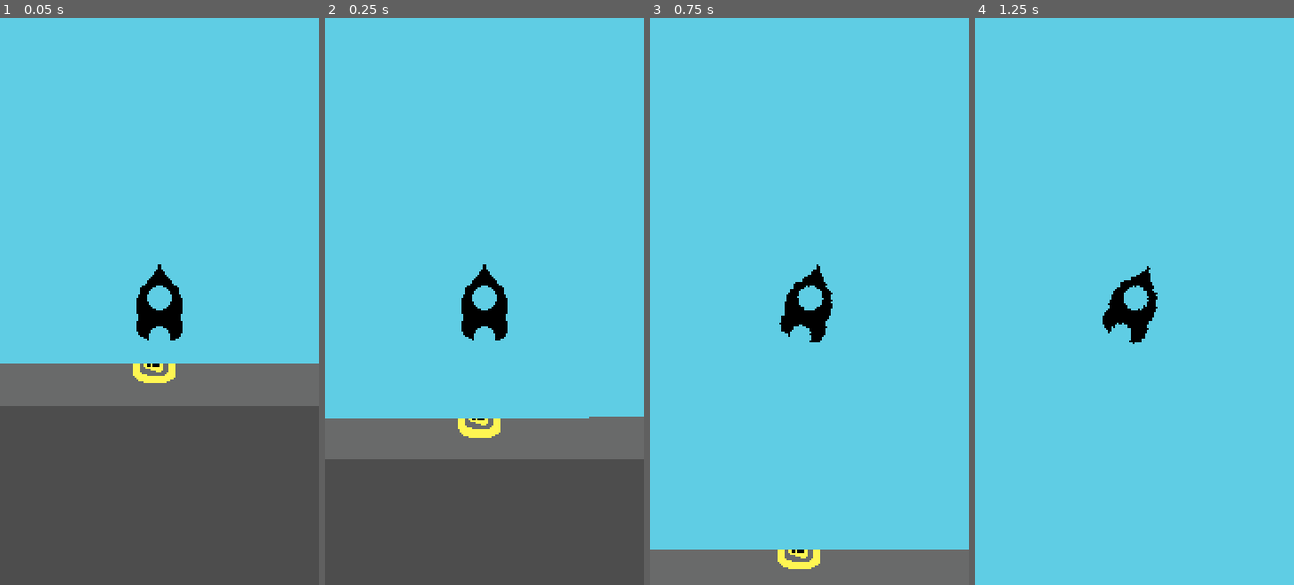
Above: before the commit, frames 1-4 (left to right).
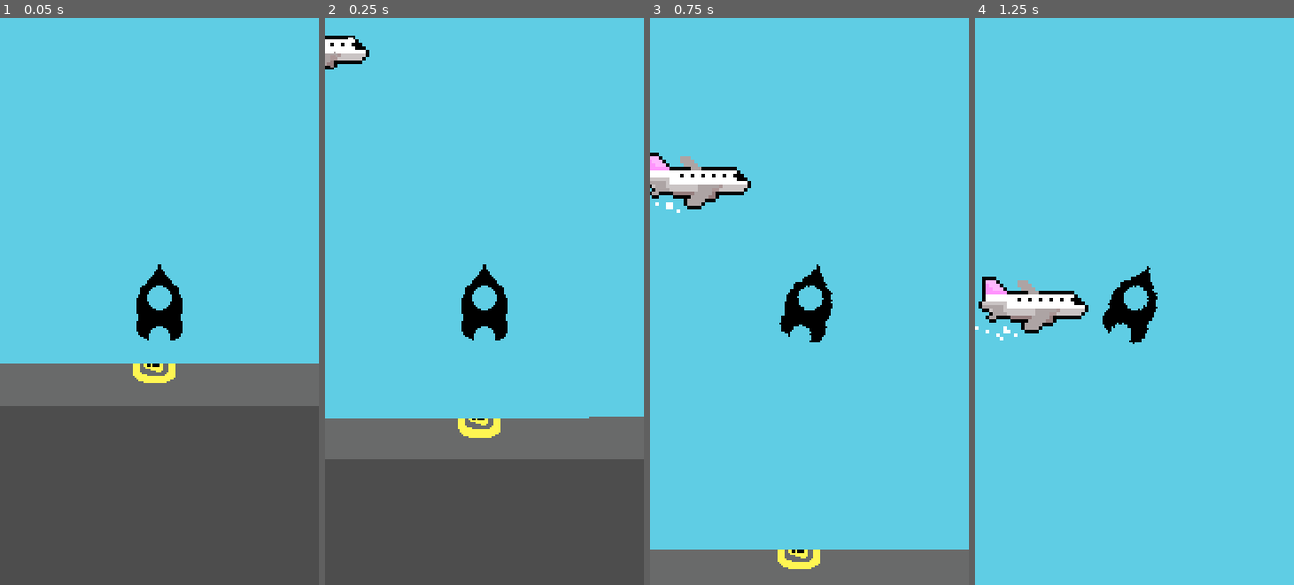
Above: after the commit, the same moments.

Repository: Alowna/AtmosQuest
Game: Godot game, scene res://scenes/game.tscn
The game is run twice, just before and just after one commit, with the same random seed, the same clock (stepped at 60 frames per second) and the same inputs.
Inputs (mouse positions are in pixels of both pictures, inside the frame that each line leads up to):
- Up to frame 1 (0.05 s): no input
- Up to frame 2 (0.25 s): no input
- Up to frame 3 (0.75 s): drag from (809, 301) to (841, 176) at 0.52 s
- Up to frame 4 (1.25 s): no input

Frame 1 is identical in both runs. In frame 2, 0.6% of the frame differs, in the area x 0-14%, y 3-10%; in frame 3, 2.0%; in frame 4, 2.1%, in the area x 0-36%, y 45-57%.

Commit message:
refactor: directory management

Diff:
--- a/scenes/game.tscn
+++ b/scenes/game.tscn
@@ -3,6 +3,7 @@
 [ext_resource type="PackedScene" uid="uid://dda1gvpleu474" path="res://scenes/player/player_ship.tscn" id="2_iywne"]
 [ext_resource type="Texture2D" uid="uid://bjmax1slbkeq3" path="res://assets/enviroment/terrain/LandingFloorAlpha.png" id="2_lnu2h"]
 [ext_resource type="PackedScene" uid="uid://dxwsjt6a7b4by" path="res://scenes/world/background_manager.tscn" id="3_iywne"]
+[ext_resource type="PackedScene" uid="uid://6rlbg16jdwv7" path="res://scenes/obstacles/troposphere/plane.tscn" id="4_lbhrr"]
 
 [sub_resource type="RectangleShape2D" id="RectangleShape2D_bhunq"]
 size = Vector2(480, 24)
@@ -25,3 +26,6 @@
 texture = ExtResource("2_lnu2h")
 
 [node name="BackgroundManager" parent="." unique_id=183005817 instance=ExtResource("3_iywne")]
+
+[node name="Plane" parent="." unique_id=1278500318 instance=ExtResource("4_lbhrr")]
+position = Vector2(-60, -51)
--- a/scenes/player/player_ship.tscn
+++ b/scenes/player/player_ship.tscn
@@ -1,7 +1,7 @@
 [gd_scene format=3 uid="uid://dda1gvpleu474"]
 
 [ext_resource type="PackedScene" uid="uid://cx0rjkf28bmg1" path="res://scenes/player/ship.tscn" id="1_8ddl6"]
-[ext_resource type="Script" uid="uid://wmk4qe2dhn5d" path="res://scripts/player_ship.gd" id="2_euhl3"]
+[ext_resource type="Script" uid="uid://wmk4qe2dhn5d" path="res://scripts/ship/player_ship.gd" id="2_euhl3"]
 
 [node name="Ship" unique_id=1983180390 instance=ExtResource("1_8ddl6")]
 script = ExtResource("2_euhl3")
--- a/scenes/player/ship.tscn
+++ b/scenes/player/ship.tscn
@@ -1,6 +1,6 @@
 [gd_scene format=3 uid="uid://cx0rjkf28bmg1"]
 
-[ext_resource type="Script" uid="uid://dglpvcyv8yafe" path="res://scripts/ship.gd" id="1_yie7n"]
+[ext_resource type="Script" uid="uid://dglpvcyv8yafe" path="res://scripts/ship/ship.gd" id="1_yie7n"]
 [ext_resource type="Texture2D" uid="uid://c15xmgyne75x8" path="res://assets/ships/ShipAlpha.png" id="2_yie7n"]
 
 [node name="Ship" type="CharacterBody2D" unique_id=1983180390]
--- a/scenes/world/background_manager.tscn
+++ b/scenes/world/background_manager.tscn
@@ -1,6 +1,6 @@
 [gd_scene format=3 uid="uid://dxwsjt6a7b4by"]
 
-[ext_resource type="Script" uid="uid://cpmapw4ufkkyg" path="res://scripts/background_manager.gd" id="1_jwtsk"]
+[ext_resource type="Script" uid="uid://cpmapw4ufkkyg" path="res://scripts/enviroment/background_manager.gd" id="1_jwtsk"]
 [ext_resource type="Texture2D" uid="uid://dv1ulmvipqqt0" path="res://assets/enviroment/background/BackgroundAlpha.png" id="3_cdwt3"]
 
 [node name="BackgroundManager" type="Node2D" unique_id=183005817]
Renamed: scripts/background_manager.gd -> scripts/enviroment/background_manager.gd
Renamed: scripts/background_manager.gd.uid -> scripts/enviroment/background_manager.gd.uid
Renamed: scripts/player_ship.gd -> scripts/ship/player_ship.gd
Renamed: scripts/player_ship.gd.uid -> scripts/ship/player_ship.gd.uid
Renamed: scripts/ship.gd -> scripts/ship/ship.gd
Renamed: scripts/ship.gd.uid -> scripts/ship/ship.gd.uid
